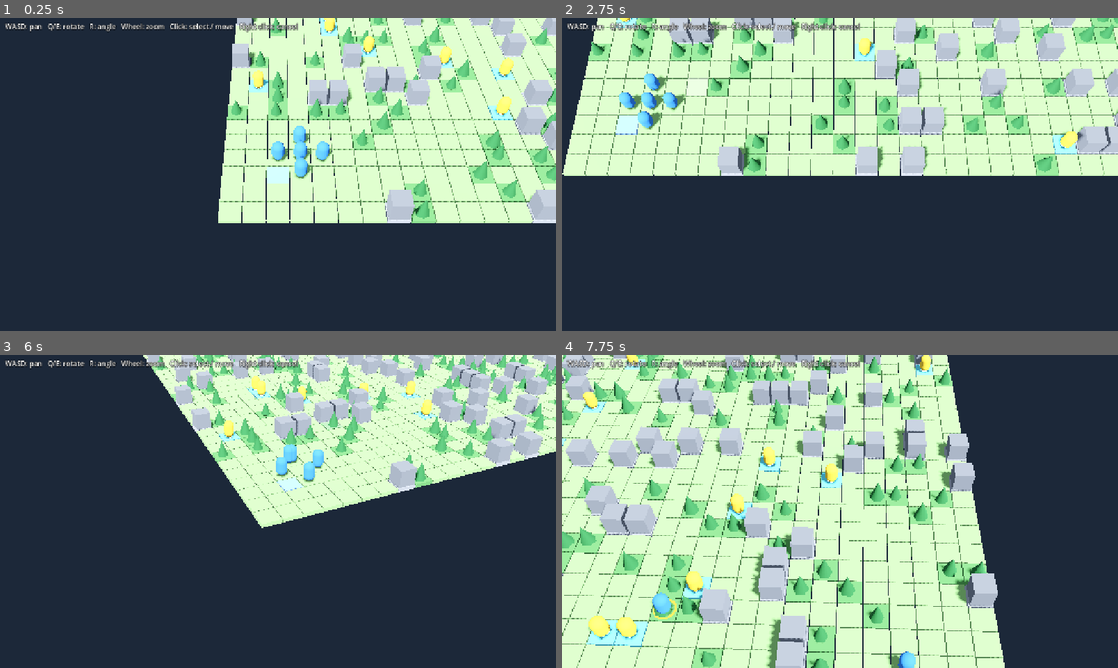
Above: before the commit, frames 1-4 (two rows, left to right).
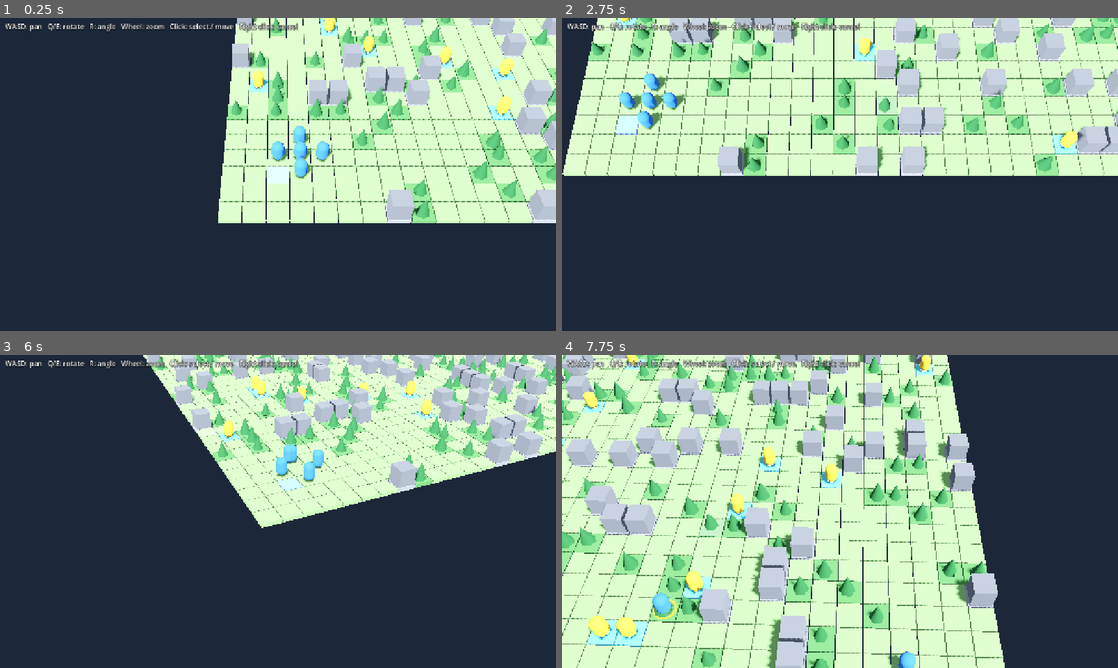
Above: after the commit, the same moments.

Repository: mattyan1053/pj-legion
Game: Godot game, scene res://prototype/board_prototype.tscn
Same seed, same stepped clock (60 frames per second), same inputs: the game is played once before the commit and once after it.
Inputs (mouse positions are in pixels of both pictures, inside the frame that each line leads up to):
- Up to frame 1 (0.25 s): no input
- Up to frame 2 (2.75 s): tap Enter at 0.5 s; move the mouse to (962, 158) at 0.52 s; hold D 0.53-1.28 s; tap Q at 0.6 s; click (962, 158) at 0.67 s; move the mouse to (728, 190) at 1.27 s; hold S 1.28-2.03 s; tap E at 1.35 s; click (728, 190) at 1.42 s; move the mouse to (895, 105) at 2.02 s; hold D from 2.03 s (still down); tap R at 2.1 s; click (895, 105) at 2.17 s
- Up to frame 3 (6 s): move the mouse to (250, 574) at 2.77 s; release D at 2.78 s; hold W 2.78-3.53 s; tap one key every 0.75 s from 2.85 s: Q E R Q E; click (250, 574) at 2.92 s; move the mouse to (444, 558) at 3.52 s; hold A 3.53-5.03 s; click (444, 558) at 3.67 s; move the mouse to (111, 464) at 4.27 s; click (111, 464) at 4.42 s; move the mouse to (305, 511) at 5.02 s; hold S 5.03-5.78 s; click (305, 511) at 5.17 s; move the mouse to (194, 433) at 5.77 s; hold D from 5.78 s (still down); click (194, 433) at 5.92 s
- Up to frame 4 (7.75 s): move the mouse to (962, 495) at 6.52 s; release D at 6.53 s; hold W 6.53-7.28 s; tap R at 6.6 s; click (962, 495) at 6.67 s; move the mouse to (728, 527) at 7.27 s; hold D from 7.28 s (still down); tap Q at 7.35 s; click (728, 527) at 7.42 s

The runs differ from the first frame. In frame 1, less than 0.1% of the frame differs, in the area x 48-52%, y 47-48%; in frame 2, 0.2%, in the area x 22-61%, y 19-31%; in frame 3, less than 0.1%; in frame 4, 0.2%.

Commit message:
:bug: Keep hover cursor in sync while the camera moves
Co-Authored-By: Claude Fable 5.2 <noreply@anthropic.com>
Claude-Session: https://claude.ai/code/session_019skPmwhKf4SWkCtV73KvFN

Diff:
--- a/prototype/board_prototype.gd
+++ b/prototype/board_prototype.gd
@@ -44,10 +44,13 @@
 	_build_help()
 
 
+func _process(_delta: float) -> void:
+	# カメラが動くとマウスの下のマスも変わるので、マウスの動きではなく毎フレーム追う。
+	_update_cursor()
+
+
 func _unhandled_input(event: InputEvent) -> void:
-	if event is InputEventMouseMotion:
-		_update_cursor()
-	elif event is InputEventMouseButton and event.pressed:
+	if event is InputEventMouseButton and event.pressed:
 		if event.button_index == MOUSE_BUTTON_LEFT:
 			_click(_cell_under_mouse())
 		elif event.button_index == MOUSE_BUTTON_RIGHT:
